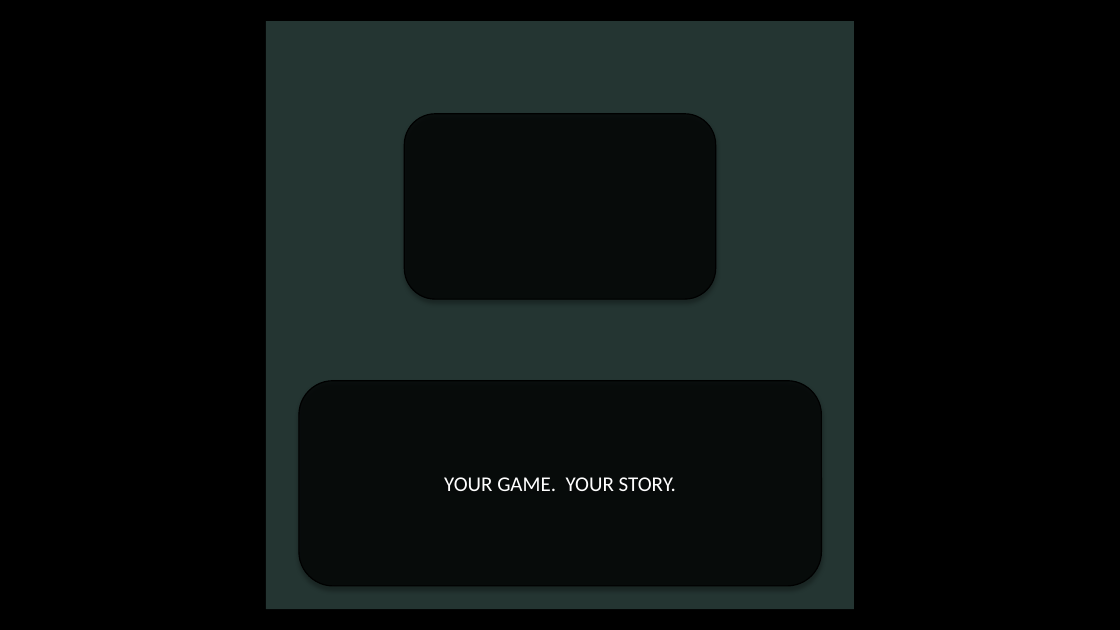
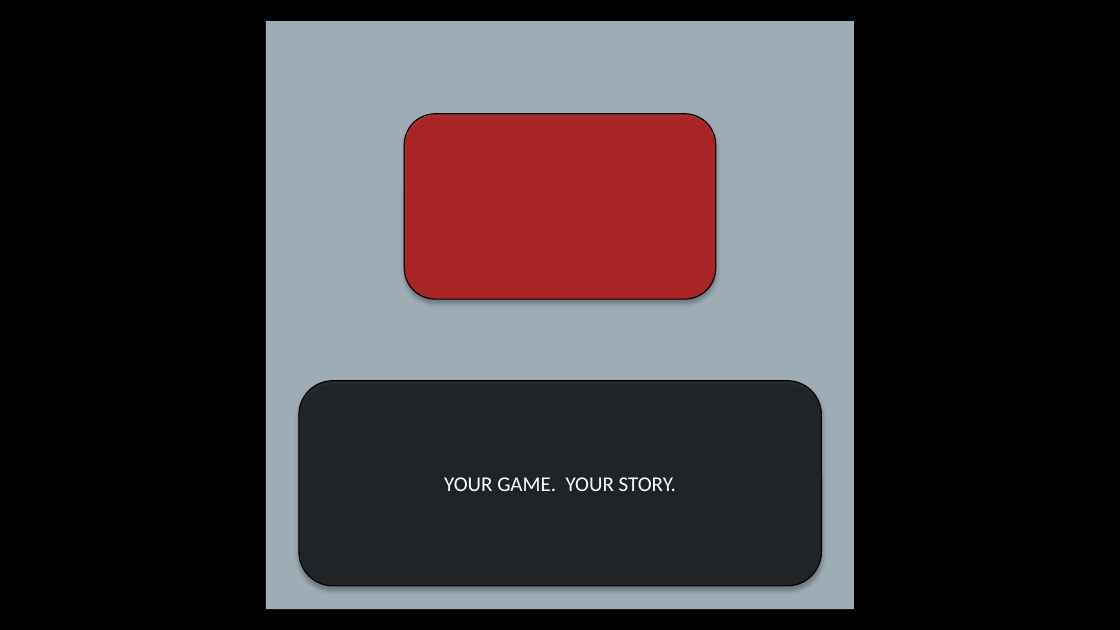
Before and after one commit to corbinmgraham/dungeons, a slide deck: slide 8 of Presentation.pptx. Drawn at 1120x630 pixels with LibreOffice and Linux fonts; fonts in the diff are those of the drawing. Boxes give left, top, right and bottom in pixels: in the first picture for what was removed or moved away, otherwise in the second. Text is boxed around its words. In the diff, an @@ line names an element or a change of style, - is before the commit and + after.

```diff
--- a/Presentation.pptx
+++ b/Presentation.pptx
@@ rectangle at (x1=266, y1=21, x2=854, y2=609): fill #243532 to #9EACB6 @@
@@ rounded rectangle at (x1=404, y1=113, x2=716, y2=299): fill #000000 at 70% opacity to #C00000 at 70% opacity @@
```
Also in this commit, not shown: 3 other slides changed, 12 slides added, 1 slide removed.
